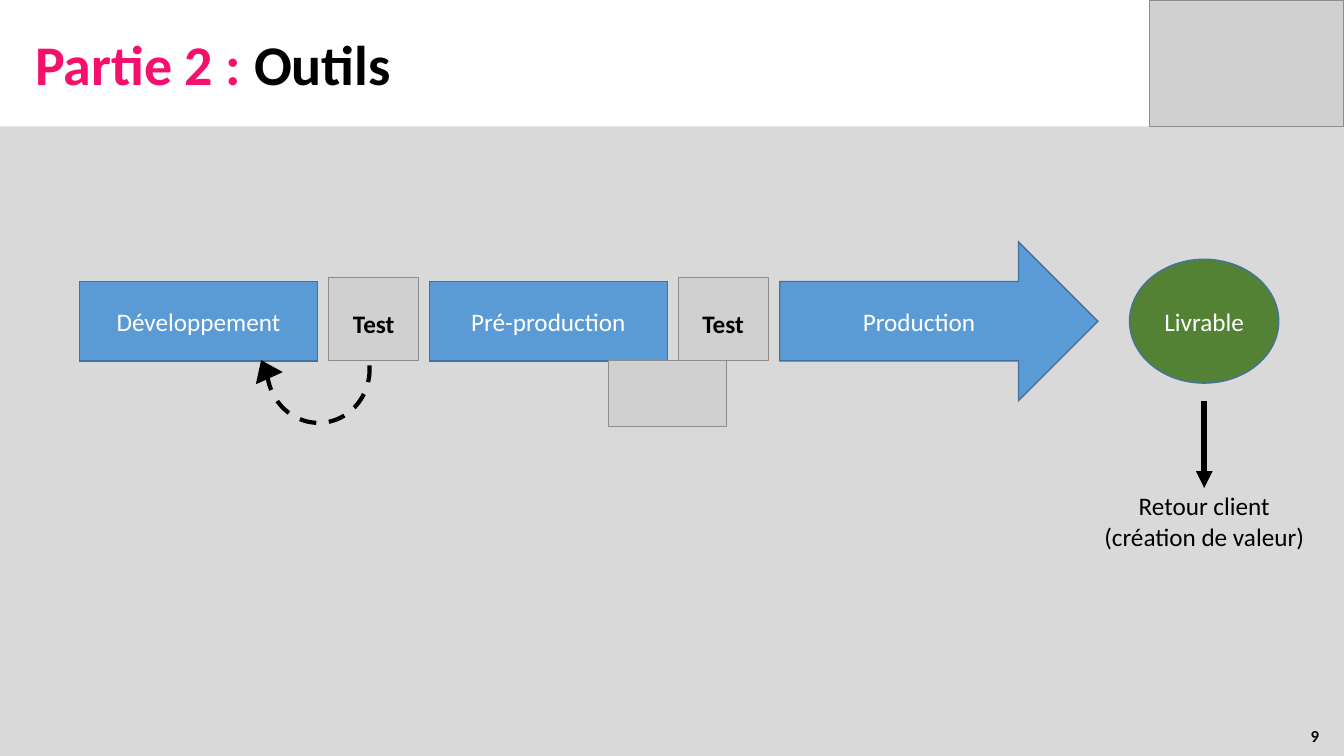
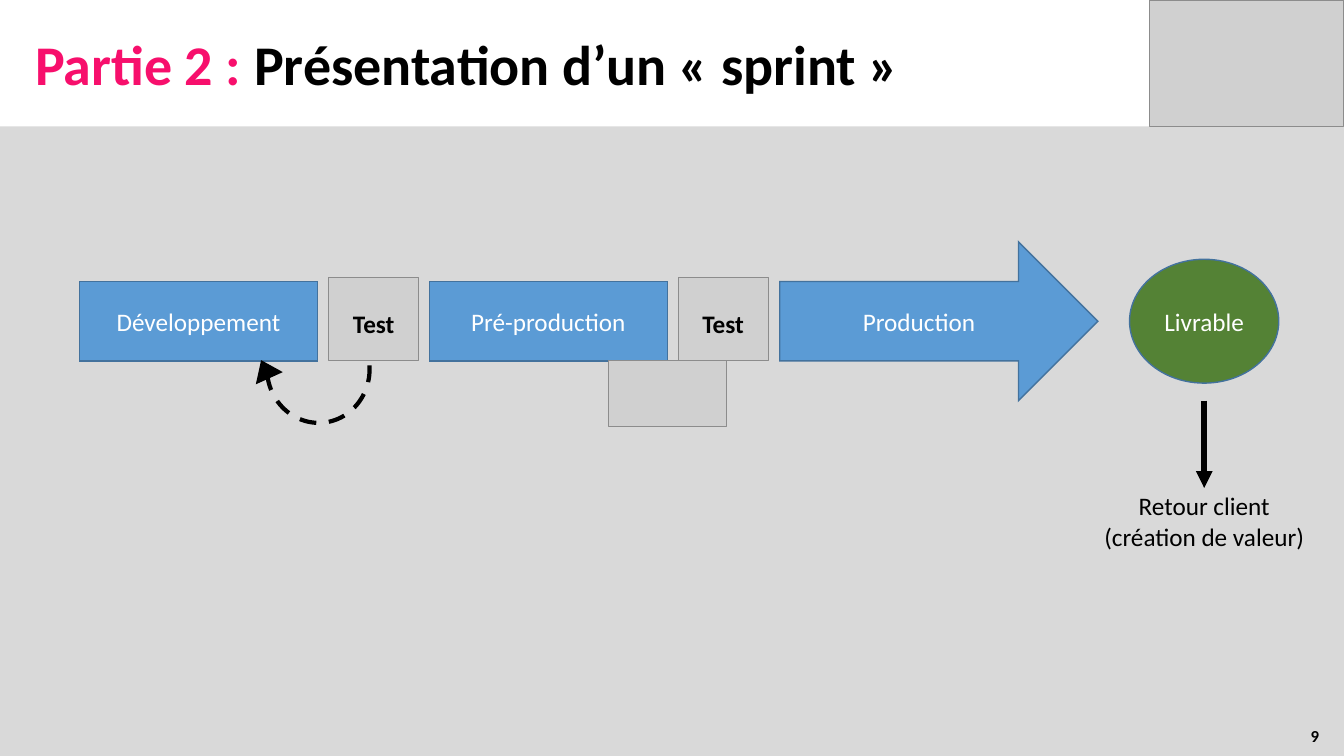
Before and after one commit to AITcorporation/Presentation-DevOps, a slide deck: slide 9 of Presentation.pptx. Drawn at 1344x756 pixels with LibreOffice and Linux fonts; fonts in the diff are those of the drawing; grey boxes stand for pictures. Boxes give left, top, right and bottom in pixels: in the first picture for what was removed or moved away, otherwise in the second. Text is boxed around its words. In the diff, an @@ line names an element or a change of style, - is before the commit and + after.

```diff
--- a/Presentation.pptx
+++ b/Presentation.pptx
@@ text at <box>35,44,856,94</box>: text changed; text colour #F70F6C to #000000 @@
-Partie 2 : Outils
+Partie 2 : Présentation d’un « sprint »
```
Also in this commit, not shown: 11 other slides changed.
